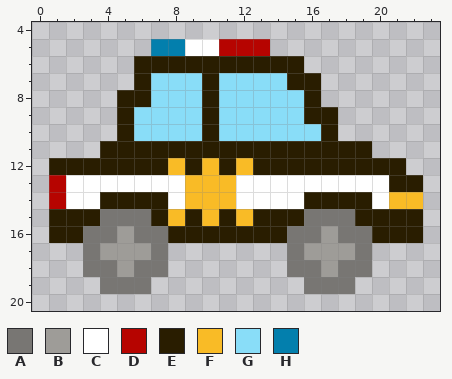
Pixel-art sprite -- desktop/icon_blocks/Icons/policeCar.png. The picture above is the old version.
The file is 48x48 pixels, drawn in blocks of 2x2; one block is one cell here. Colours within 5 levels of each other are drawn and written as one. Shown: x 0..23, y 4..20.
Palette (. is transparent): A #787673  B #9e9c98  C #ffffff  D #b60400  E #291d00  F #f9bb26  G #89ddf8  H #037fad
Pixels before, first column x 1:
 5 ......HHCCDDD.........
 6 .....EEEEEEEEEE.......
 7 .....EGGGEGGGGEE......
 8 ....EEGGGEGGGGGE......
 9 ....EGGGGEGGGGGEE.....
10 ....EGGGGEGGGGGGE.....
11 ...EEEEEEEEEEEEEEEE...
12 EEEEEEEFEFEFEEEEEEEEE.
13 DCCCCCCCFFFCCCCCCCCCEE
14 DCCEEEECFFFCCCCEEEECFF
15 EEEAAAEFEFEFEEEAAAEEEE
16 EEAABAAEEEEEEEAABAAEEE
17 ..ABBBA.......ABBBA...
18 ..AABAA.......AABAA...
19 ...AAA.........AAA....
The same view after the edit:
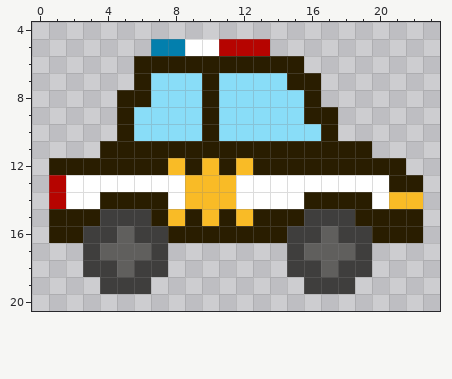
The author wrote: Color revisions and partially sorted icon blocks
What changed:
{"colour":"A","old":"#787673","new":"#3f3e3d"}
{"colour":"B","old":"#9e9c98","new":"#605f5d"}
{"label":"changed","picture_box":[83,209,168,294]}
{"label":"changed","picture_box":[287,209,372,294]}
